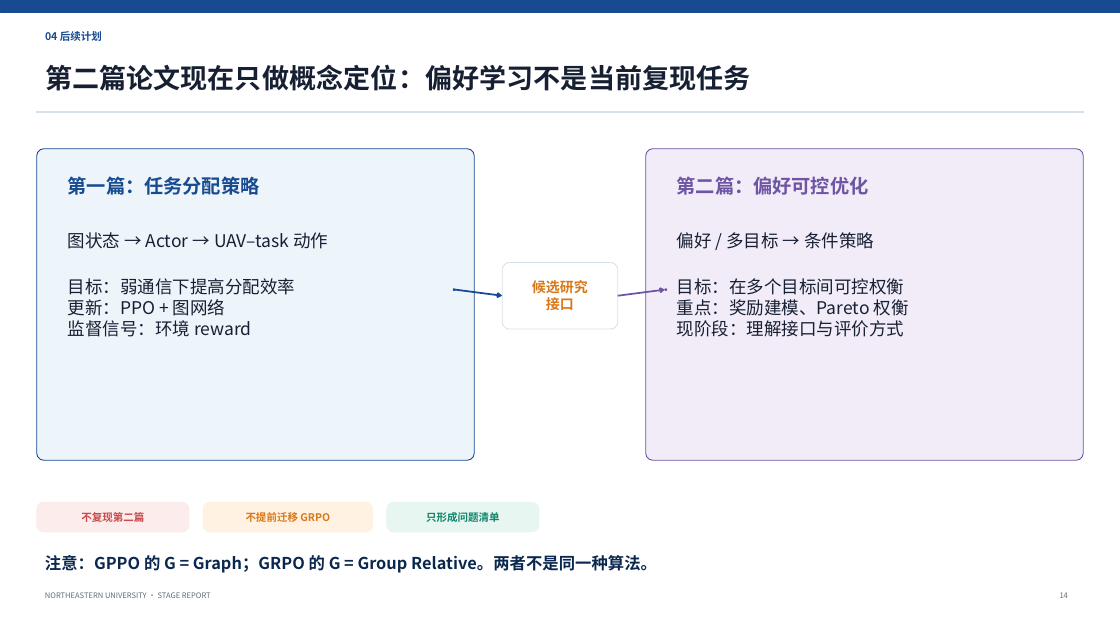
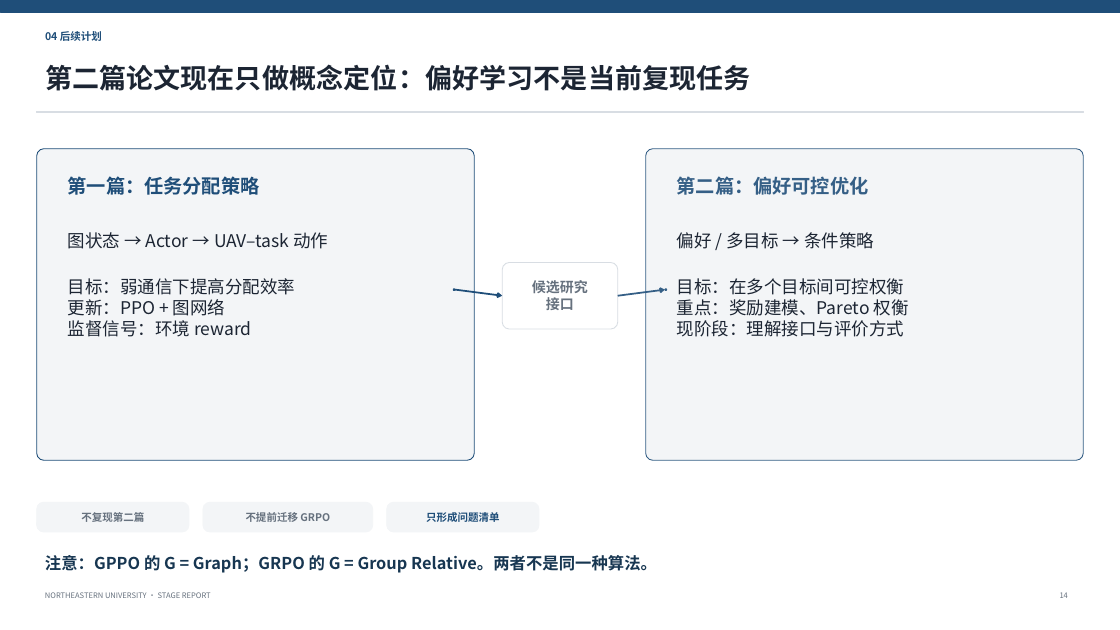
Before and after one commit to Battleplus/GPPO, a slide deck: slide 14 of deliverables/meeting_prep/GPPO_开学汇报_第一篇论文复现与GRPO展望.pptx. Drawn at 1120x630 pixels with LibreOffice and Linux fonts; fonts in the diff are those of the drawing. Boxes give left, top, right and bottom in pixels: in the first picture for what was removed or moved away, otherwise in the second. Text is boxed around its words. In the diff, an @@ line names an element or a change of style, - is before the commit and + after.

Commit message:
simplify GPPO report presentation style

```diff
--- a/deliverables/meeting_prep/GPPO_开学汇报_第一篇论文复现与GRPO展望.pptx
+++ b/deliverables/meeting_prep/GPPO_开学汇报_第一篇论文复现与GRPO展望.pptx
@@ rectangle at [0,0,1120,13]: fill #174A91 to #1F4E79; outline #174A91 0.75 pt to #1F4E79 0.75 pt @@
@@ text "04 后续计划" at [45,31,102,41]: text colour #174A91 to #1F4E79 @@
@@ rounded rectangle at [37,149,475,460]: fill #EDF4FA to #F3F5F7; outline #174A91 0.75 pt to #1F4E79 0.75 pt @@
@@ rounded rectangle at [646,149,1084,460]: fill #F1ECF8 to #F3F5F7; outline #6E54A3 0.75 pt to #355F86 0.75 pt @@
@@ text "第一篇：任务分配策略" at [68,176,260,195]: text colour #174A91 to #1F4E79 @@
@@ text "第二篇：偏好可控优化" at [677,176,869,195]: text colour #6E54A3 to #355F86 @@
@@ rounded rectangle at [502,262,618,329]: outline #D8E1EA 0.75 pt to #D8DDE3 0.75 pt @@
@@ rounded rectangle at [454,289,455,291]: fill #174A91 to #1F4E79; outline #174A91 0.75 pt to #1F4E79 0.75 pt @@
@@ arrow (455, 290) - (502, 296): stroke #174A91 1.5 pt to #1F4E79 1.5 pt @@
@@ text "候选研究" at [532,280,588,310]: text colour #D97818 to #66717E @@
@@ arrow (618, 296) - (665, 290): stroke #6E54A3 1.5 pt to #355F86 1.5 pt @@
@@ rounded rectangle at [665,289,667,291]: fill #6E54A3 to #355F86; outline #6E54A3 0.75 pt to #355F86 0.75 pt @@
@@ rounded rectangle at [37,502,189,532]: fill #FCECEC to #F3F5F7; outline #FCECEC 0.75 pt to #F3F5F7 0.75 pt @@
@@ text "不复现第二篇" at [81,512,144,522]: text colour #C84A4A to #66717E @@
@@ rounded rectangle at [203,502,373,532]: fill #FFF2E3 to #F3F5F7; outline #FFF2E3 0.75 pt to #F3F5F7 0.75 pt @@
@@ text "不提前迁移 GRPO" at [246,512,330,522]: text colour #D97818 to #66717E @@
@@ rounded rectangle at [386,502,539,532]: fill #E8F6F1 to #F3F5F7; outline #E8F6F1 0.75 pt to #F3F5F7 0.75 pt @@
@@ text "只形成问题清单" at [426,512,500,522]: text colour #12856D to #1F4E79 @@
@@ text "注意：GPPO 的 G = Graph；GRPO ..." at [45,555,657,573]: text colour #0A274E to #173651 @@
```
Also in this commit, not shown: 14 other slides changed.
